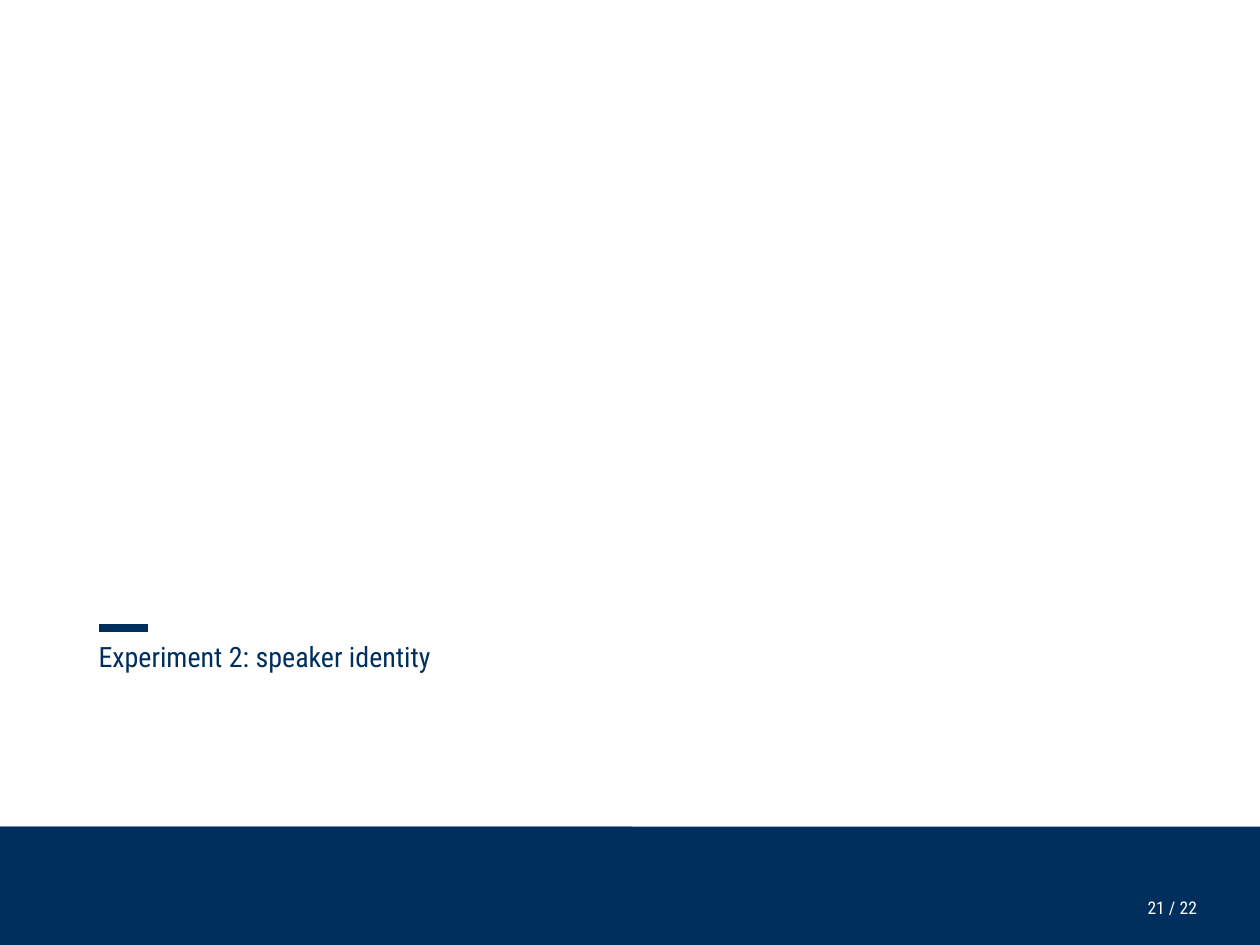
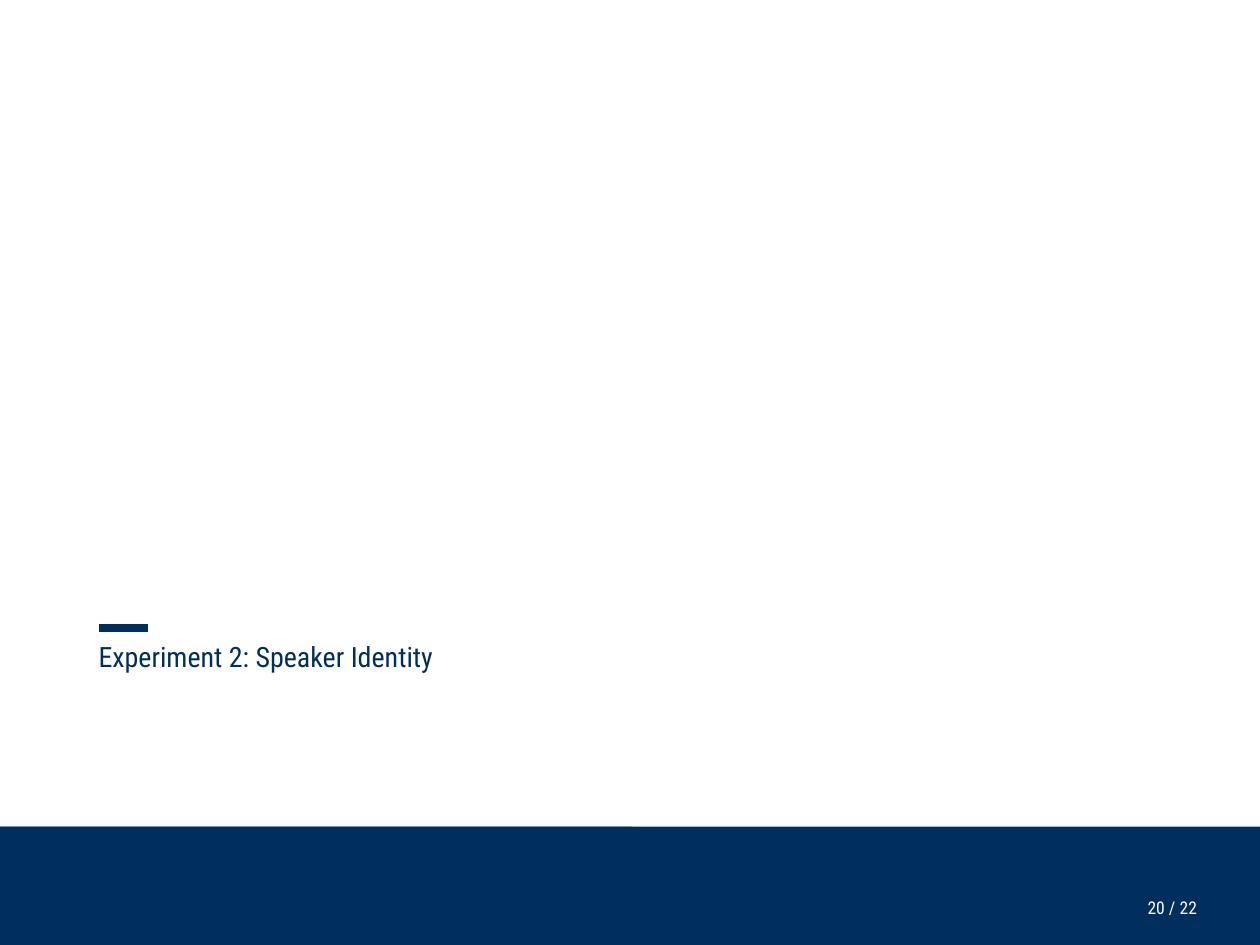
Before and after one commit to ChristineNussbaum/2025_Simultaneous_Adaptation, a slide deck: slide 20 of talks/Kolloq_Simulatenous_opposite_adaptation.pptx (slide 21 before the commit). Drawn at 1260x945 pixels with LibreOffice and Linux fonts; fonts in the diff are those of the drawing; background and template pictures are left out. Boxes give left, top, right and bottom in pixels: in the first picture for what was removed or moved away, otherwise in the second. Text is boxed around its words. In the diff, an @@ line names an element or a change of style, - is before the commit and + after.

```diff
--- a/talks/Kolloq_Simulatenous_opposite_adaptation.pptx
+++ b/talks/Kolloq_Simulatenous_opposite_adaptation.pptx
@@ text at (99, 646, 433, 673): text changed @@
-Experiment 2: speaker identity
+Experiment 2: Speaker Identity
@@ page number at (1148, 901, 1197, 914): text changed @@
-21 / 22
+20 / 22
```
Also in this commit, not shown: 12 other slides changed, 11 slides added, 3 slides removed, 1 other file.
